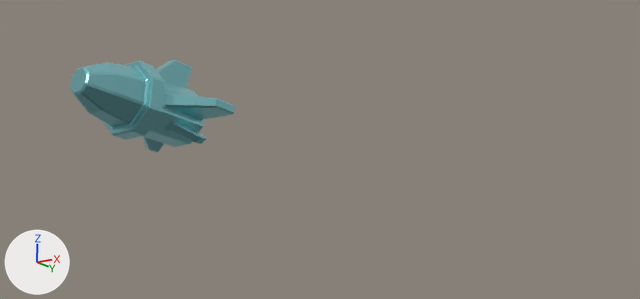
Two versions of the Blender file assets/marketing/players_layer.blend, one commit apart.
The view is the same before and after, from the file's camera 'Camera'. Arrows for +X, +Y and +Z are at lower left; the lights stay in place. The older version comes first. The same objects are shown in both versions, whatever each file hides.

Script lines for the objects in view, before the commit:
```python
mat_material_001 = principled_material('Material.001')
mat_material_001.base_color = (0.299, 0.705, 0.745)  # cyan #95dbe0
mat_material_001.metallic = 1.0
mat_material_001.roughness = 0.3
me_cylinder = bpy.data.meshes.new('Cylinder')
me_cylinder.from_pydata(...)  # 1132 vertices, 556 faces; spans x -2.16..2.16, y -2.49..2.04, z -1.16..1.84
me_cylinder.materials.append(mat_material_001)  # cyan #95dbe0
ob_bullet = bpy.data.objects.new('bullet', me_cylinder)
ob_bullet.location = (-0.007, -7.024, 1.613)
ob_bullet.scale = (0.352, 0.352, 0.352)
```
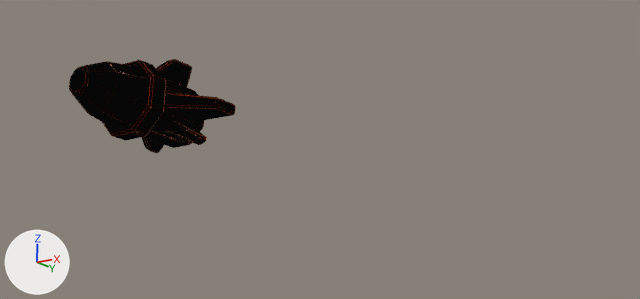
Patch to the scene script:
```diff
--- a/assets/marketing/players_layer.blend.py
+++ b/assets/marketing/players_layer.blend.py
@@ mat_material_001 @@
 mat_material_001 = principled_material('Material.001')
-mat_material_001.base_color = (0.299, 0.705, 0.745)  # cyan #95dbe0
+mat_material_001.base_color = (0.651, 0.205, 0.0844)  # orange #d37d52
 mat_material_001.metallic = 1.0
@@ mat_outline_002 @@
+mat_outline_002 = emission_material('outline.002')
+mat_outline_002.base_color = (0.00196, 0.00196, 0.00196)  # black #060606
@@ me_cylinder @@
 me_cylinder.from_pydata(...)  # 1132 vertices, 556 faces; spans x -2.16..2.16, y -2.49..2.04, z -1.16..1.84
 me_cylinder.materials.append(mat_material_001)
+me_cylinder.materials.append(mat_outline_002)  # black #060606
@@ ob_bullet @@
 ob_bullet.scale = (0.352, 0.352, 0.352)
+_m = ob_bullet.modifiers.new('Solidify', 'SOLIDIFY')
+_m.thickness = -0.03
+_m.material_offset = 1
+_m.use_flip_normals = True
```

Location of each change, [x1, y1, x2, y2] in pixels of the pictures (640 x 299 px):
'bullet', recoloured, modifiers changed: before [70, 60, 235, 152]; after [69, 59, 236, 153]
